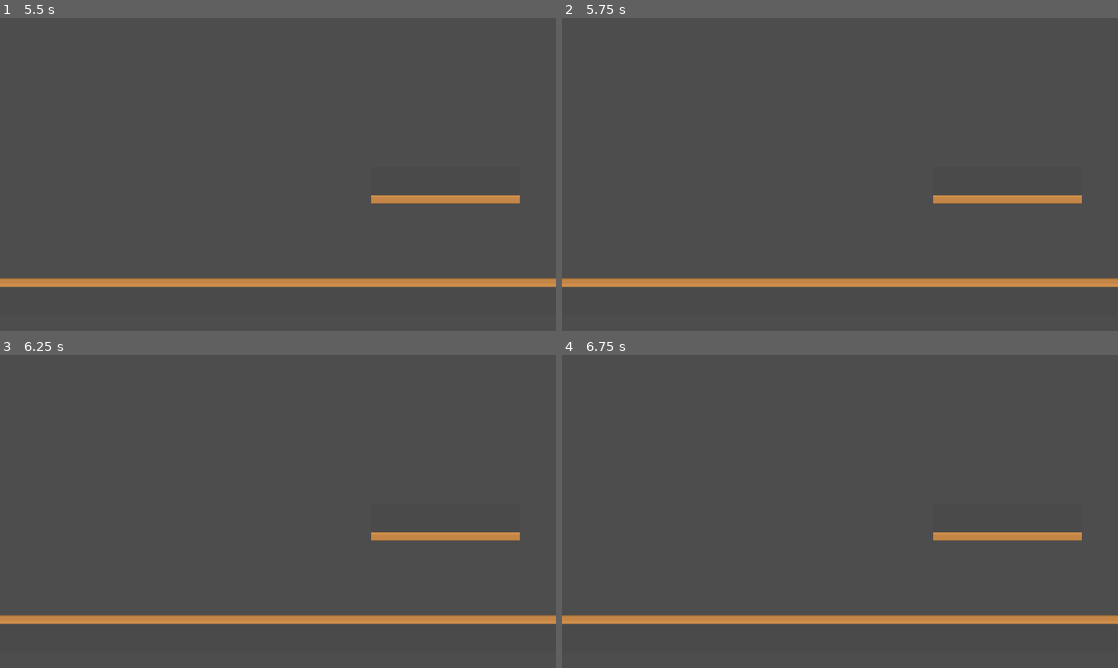
Above: before the commit, frames 1-4 (two rows, left to right).
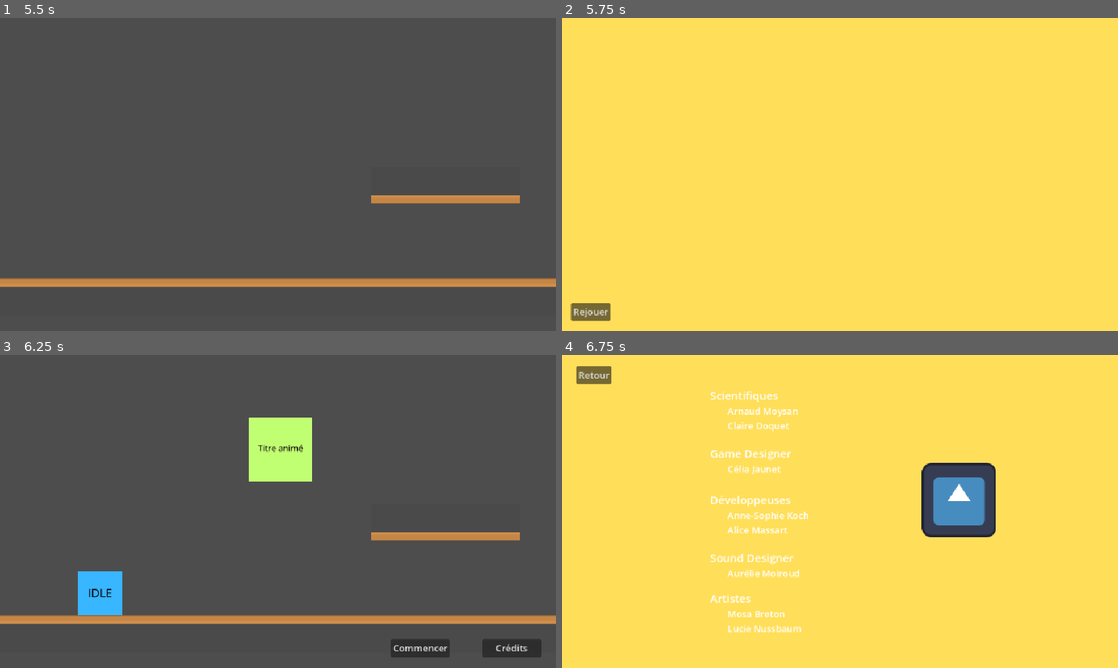
Above: after the commit, the same moments.

Repository: Ansoko/SGJ26-Silurien
Game: Godot game, scene res://scenes/MainMenu.tscn
Same seed, same stepped clock (60 frames per second), same inputs: the game is played once before the commit and once after it. The engine's default icon, where the game draws it, is replaced by a stand-in: a white triangle on a blue panel in a dark square.
Inputs (mouse positions are in pixels of both pictures, inside the frame that each line leads up to):
- Up to frame 1 (5.5 s): click "Commencer" at 0.5 s; tap Enter at 1.25 s; hold D (move_right) 1.28-2.78 s; tap Backspace every 0.75 s from 1.35 to 5.1 s; tap Space (jump) at 1.52, 2.27, 3.77, 4.52, 5.27 s; hold A (move_left) 2.78-3.53 s; hold D (move_right) 3.53-5.03 s; hold A (move_left) from 5.03 s (still down)
- Up to frame 2 (5.75 s): keep holding A (move_left)
- Up to frame 3 (6.25 s): release A (move_left) at 5.75 s; click (27, 649) at 5.75 s, where only the run after the commit has a clickable "Rejouer"
- Up to frame 4 (6.75 s): click (1073, 649) at 6.5 s, where only the run after the commit has a clickable "Crédits"

Frame 1 is identical in both runs. In frame 2, 100% of the frame differs, in the area x 0-100%, y 0-100%; in frame 3, 4.5%; in frame 4, 99%.

Commit message:
add timer

Diff:
--- a/project.godot
+++ b/project.godot
@@ -18,6 +18,7 @@
 [autoload]
 
 WordManager="*uid://dn1qqh1on2ih4"
+SignalManager="*res://scenes/global/signal_manager.gd"
 
 [display]
 
--- a/scenes/MainMenu.tscn
+++ b/scenes/MainMenu.tscn
@@ -113,6 +113,8 @@
 tile_map_data = PackedByteArray("AAAAAAcAAAAEAAMAAAABAAcAAAAEAAMAAAACAAcAAAAEAAMAAAADAAcAAAAEAAMAAAAEAAcAAAAEAAMAAAAFAA …(224 unchanged characters)…
 tile_set = SubResource("TileSet_mipys")
 
+[node name="TitleScreen" parent="." instance=ExtResource("2_mipys")]
+
 [node name="Player" type="CharacterBody2D" parent="."]
 position = Vector2(172, 409)
 scale = Vector2(0.75, 0.75)
@@ -126,4 +128,20 @@
 scale = Vector2(5.01003, 5.00001)
 shape = SubResource("RectangleShape2D_l72w3")
 
-[node name="TitleScreen" parent="." instance=ExtResource("2_mipys")]
+[node name="Timer" type="Timer" parent="."]
+wait_time = 5.0
+one_shot = true
+autostart = true
+
+[node name="Texts" type="Control" parent="."]
+layout_mode = 3
+anchors_preset = 0
+offset_right = 40.0
+offset_bottom = 40.0
+
+[node name="Timer_label" type="Label" parent="Texts"]
+layout_mode = 0
+offset_right = 40.0
+offset_bottom = 23.0
+
+[connection signal="timeout" from="Timer" to="." method="_on_timer_timeout"]
--- a/scenes/credits.tscn
+++ b/scenes/credits.tscn
@@ -129,8 +129,10 @@
 texture = ExtResource("3_0ctdu")
 
 [node name="RETOUR" type="Button" parent="."]
-offset_right = 8.0
-offset_bottom = 8.0
+offset_left = 24.0
+offset_top = 19.0
+offset_right = 85.0
+offset_bottom = 50.0
 text = "Retour"
 
 [connection signal="pressed" from="RETOUR" to="." method="_on_retour_pressed"]
--- /dev/null
+++ b/scenes/end_screen.gd
@@ -0,0 +1,4 @@
+extends Node2D
+
+func _on_restart_pressed():
+	get_tree().change_scene_to_file("res://scenes/MainMenu.tscn")
--- /dev/null
+++ b/scenes/end_screen.tscn
@@ -0,0 +1,23 @@
+[gd_scene load_steps=3 format=3 uid="uid://b7goiqyrmw8x0"]
+
+[ext_resource type="Script" uid="uid://x83q6kxchhwr" path="res://scenes/end_screen.gd" id="1_6e1uj"]
+[ext_resource type="Texture2D" uid="uid://2xoh7k6wjmjc" path="res://assets_alice/background_temp.png" id="1_kq7ac"]
+
+[node name="EndScreen" type="Node2D"]
+script = ExtResource("1_6e1uj")
+
+[node name="Background" type="Node2D" parent="."]
+show_behind_parent = true
+position = Vector2(480, 270)
+
+[node name="Sprite2D" type="Sprite2D" parent="Background"]
+texture = ExtResource("1_kq7ac")
+
+[node name="RESTART" type="Button" parent="."]
+offset_left = 15.0
+offset_top = 491.0
+offset_right = 83.0
+offset_bottom = 522.0
+text = "Rejouer"
+
+[connection signal="pressed" from="RESTART" to="." method="_on_restart_pressed"]
--- /dev/null
+++ b/scenes/global/signal_manager.gd
@@ -0,0 +1,3 @@
+extends Node
+
+signal start_game
--- a/scenes/main_menu.gd
+++ b/scenes/main_menu.gd
@@ -1 +1,13 @@
 extends Node2D
+
+@onready var timer: Timer = $Timer
+
+func _ready():
+	SignalManager.start_game.connect(start_timer)
+
+func start_timer():
+	timer.start()
+	print("Timer démarré")
+
+func _on_timer_timeout():
+	get_tree().change_scene_to_file("res://scenes/end_screen.tscn")
--- a/scenes/title_screen.gd
+++ b/scenes/title_screen.gd
@@ -4,6 +4,6 @@
 func _on_credits_pressed():
 	get_tree().change_scene_to_file("res://scenes/credits.tscn")
 
-
 func _on_start_pressed():
+	SignalManager.start_game.emit()
 	hide()
--- a/scenes/title_screen.tscn
+++ b/scenes/title_screen.tscn
@@ -53,12 +53,14 @@
 offset_right = 102.0
 offset_bottom = 31.0
 text = "Commencer"
+metadata/_edit_use_anchors_ = true
 
 [node name="CREDITS" type="Button" parent="Buttons"]
 offset_left = 158.0
 offset_right = 260.0
 offset_bottom = 31.0
 text = "Crédits"
+metadata/_edit_use_anchors_ = true
 
 [connection signal="animation_finished" from="Title/Title__AnimatedSprite2D" to="Title/Title__AnimatedSprite2D" method="_on_animation_finished"]
 [connection signal="pressed" from="Buttons/START" to="." method="_on_start_pressed"]
Not shown, added: scenes/end_screen.gd.uid
Not shown, added: scenes/global/signal_manager.gd.uid
Not shown, changed: .DS_Store
